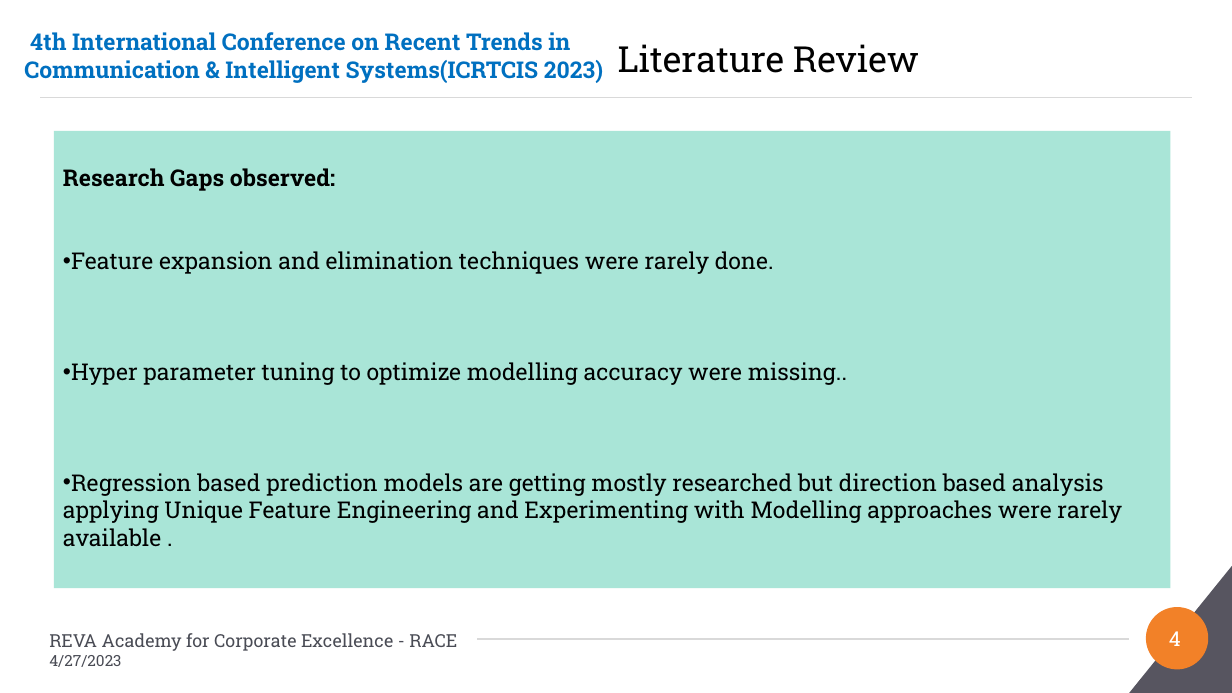
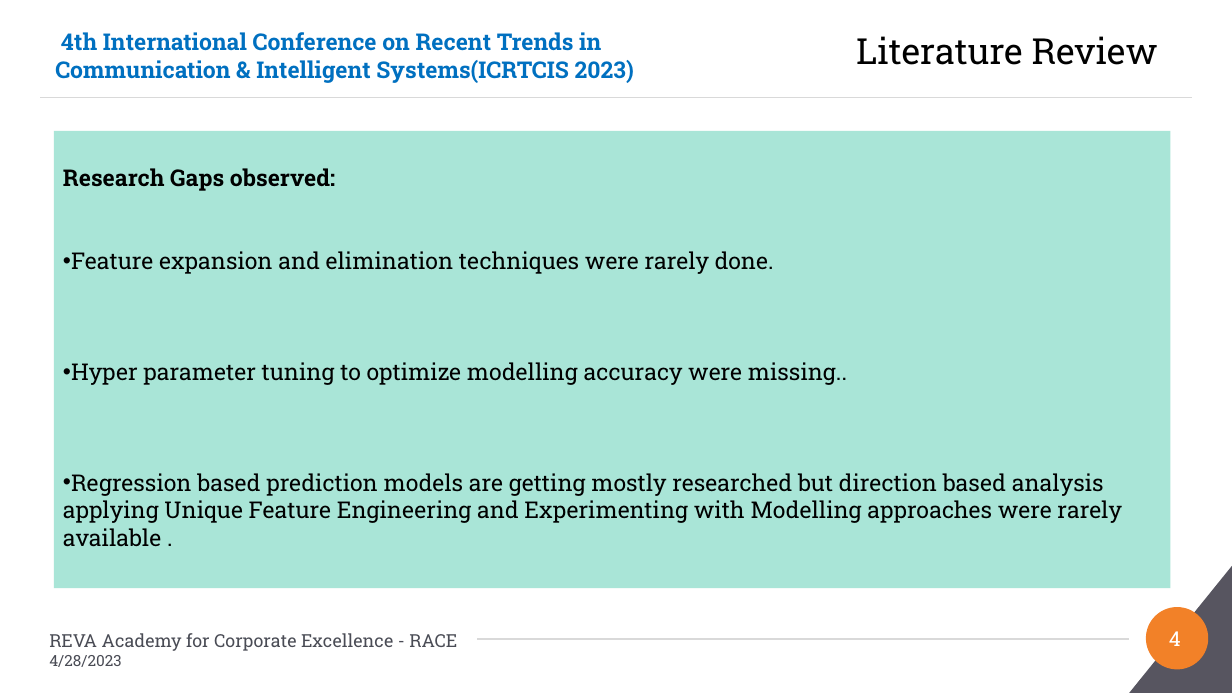
Before and after one commit to Embedded-org/ACCOMPLISHMENTS, a slide deck: slide 4 of RACE_CAPSTONE_PROJECT2/Conference_Paper2/PaperID-180_Direction Detection of Select Stocks with Machine Learning.pptx. Drawn at 1232x693 pixels with LibreOffice and Linux fonts; fonts in the diff are those of the drawing; background and template pictures are left out. Boxes give left, top, right and bottom in pixels: in the first picture for what was removed or moved away, otherwise in the second. Text is boxed around its words. In the diff, an @@ line names an element or a change of style, - is before the commit and + after.

```diff
--- a/RACE_CAPSTONE_PROJECT2/Conference_Paper2/PaperID-180_Direction Detection of Select Stocks with Machine Learning.pptx
+++ b/RACE_CAPSTONE_PROJECT2/Conference_Paper2/PaperID-180_Direction Detection of Select Stocks with Machine Learning.pptx
@@ text "4th International Conference on Recent ...": place and size @@
-text "4th International Conference on Recent ..." at (24, 32, 603, 83)
+text "4th International Conference on Recent ..." at (55, 32, 634, 83)
@@ title "Literature Review": place and size @@
-title "Literature Review" at (618, 44, 919, 73)
+title "Literature Review" at (856, 36, 1158, 65)
@@ text at (49, 655, 121, 667): text changed @@
-4/27/2023
+4/28/2023
```
Also in this commit, not shown: 22 other slides changed.
